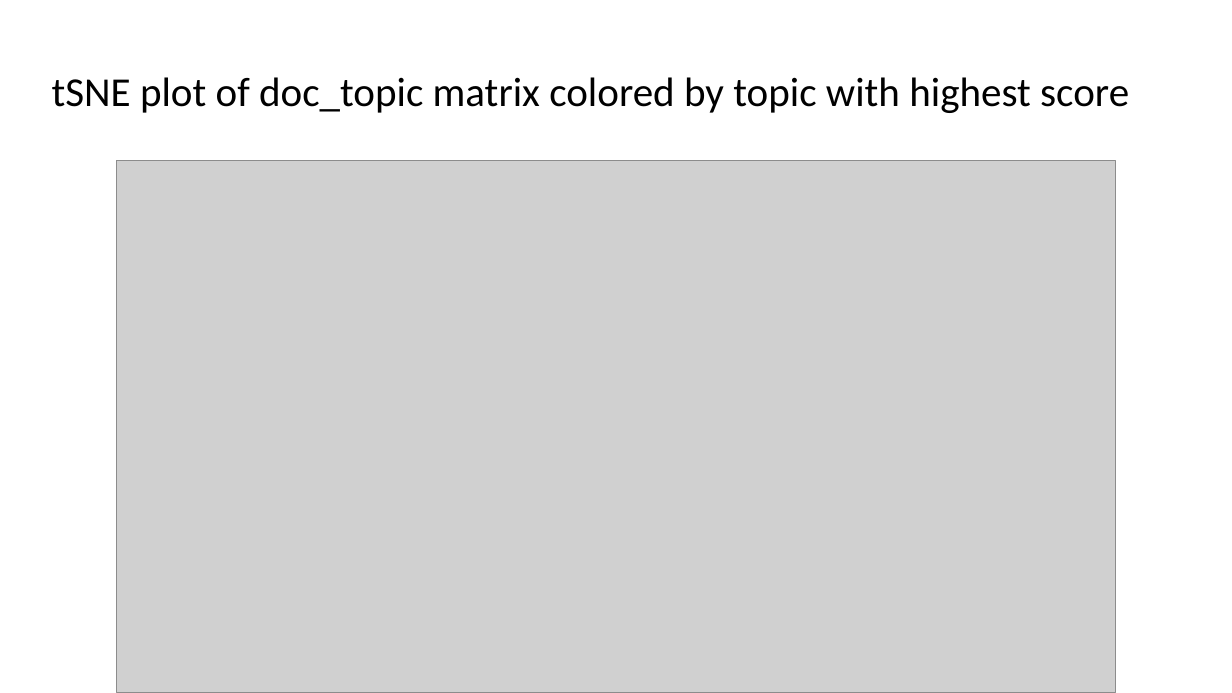
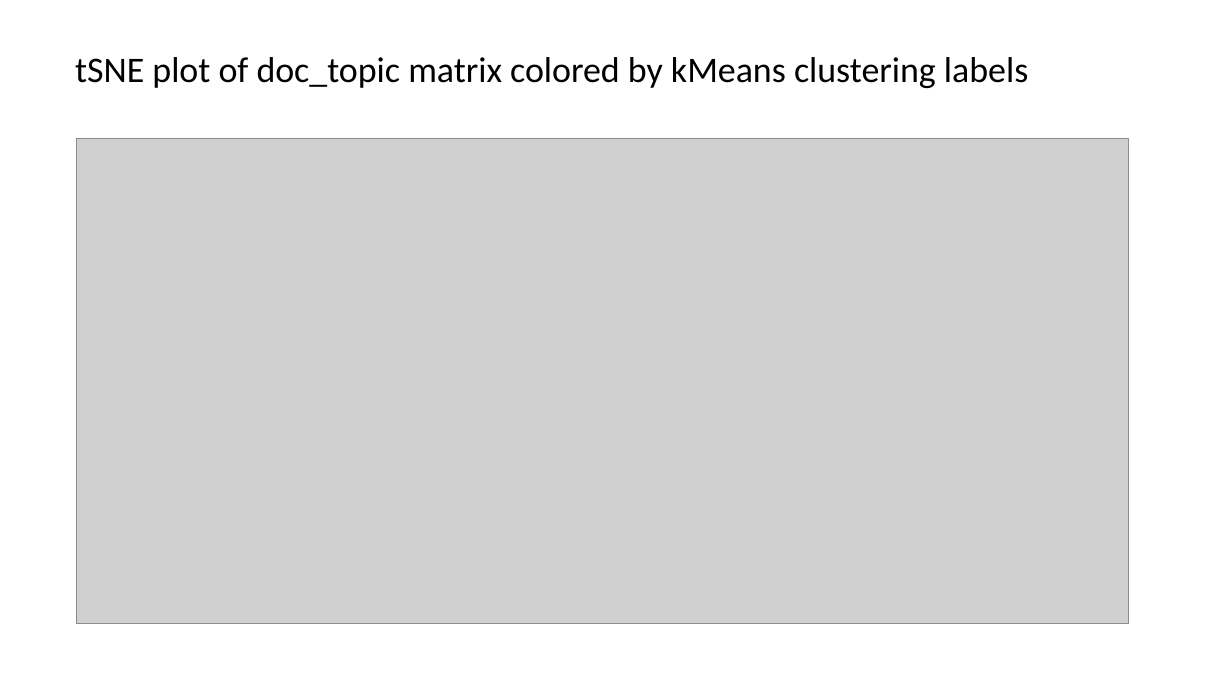
Before and after one commit to chiouNT/Metis_project_5, a slide deck: slide 12 of NLP.pptx (slide 9 before the commit). Drawn at 1232x693 pixels with LibreOffice and Linux fonts; fonts in the diff are those of the drawing; grey boxes stand for pictures. Boxes give left, top, right and bottom in pixels: in the first picture for what was removed or moved away, otherwise in the second. Text is boxed around its words. In the diff, an @@ line names an element or a change of style, - is before the commit and + after.

```diff
--- a/NLP.pptx
+++ b/NLP.pptx
@@ title at <box>75,57,1028,88</box>: text changed; size 32 to 28 pt @@
-tSNE plot of doc_topic matrix colored by topic with highest score
+tSNE plot of doc_topic matrix colored by kMeans clustering labels
@@ picture: place and size @@
-picture at <box>116,161,1115,693</box>
+picture at <box>77,138,1128,623</box>
```
Also in this commit, not shown: 8 other slides changed, 3 slides added, 19 other files.
